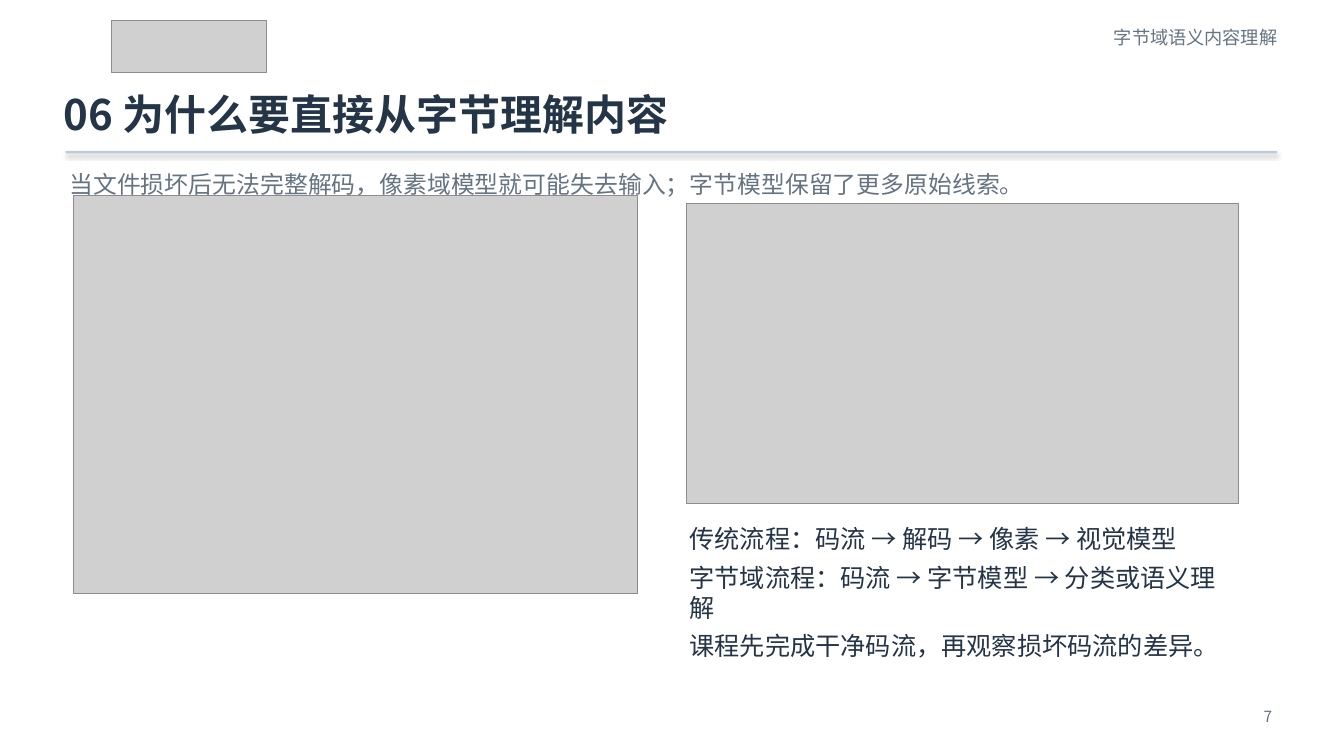
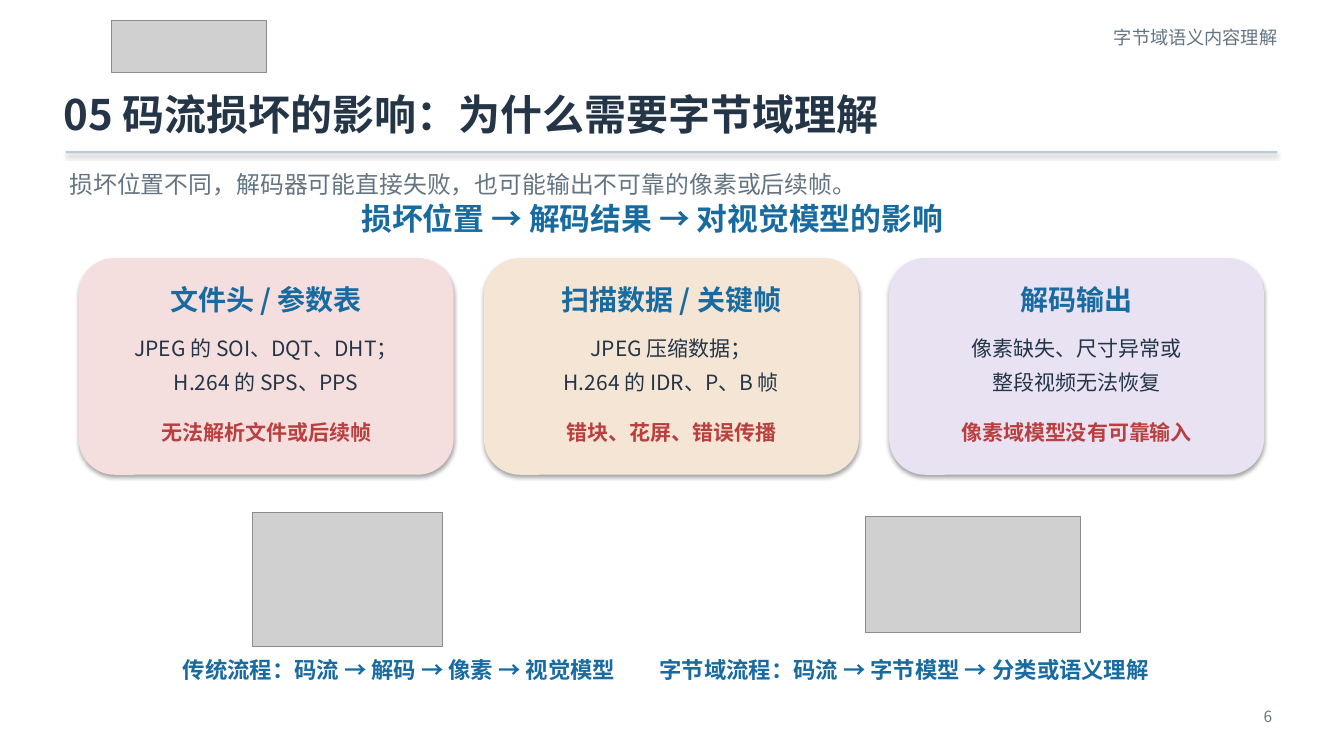
Before and after one commit to Franklin-L/byteformer-mnist-course, a slide deck: slide 6 of docs/ByteFormer_MNIST_零基础实验课.pptx (slide 7 before the commit). Drawn at 1344x756 pixels with LibreOffice and Linux fonts; fonts in the diff are those of the drawing; grey boxes stand for pictures. Boxes give left, top, right and bottom in pixels: in the first picture for what was removed or moved away, otherwise in the second. Text is boxed around its words. In the diff, an @@ line names an element or a change of style, - is before the commit and + after.

```diff
--- a/docs/ByteFormer_MNIST_零基础实验课.pptx
+++ b/docs/ByteFormer_MNIST_零基础实验课.pptx
@@ text at box(63, 94, 879, 134): text changed @@
-06 为什么要直接从字节理解内容
+05 码流损坏的影响：为什么需要字节域理解
@@ text at box(69, 173, 856, 195): text changed @@
-当文件损坏后无法完整解码，像素域模型就可能失去输入；字节模型保留了更多原始线索。
+损坏位置不同，解码器可能直接失败，也可能输出不可靠的像素或后续帧。
@@ text added at box(361, 203, 943, 233), 22 pt, text #176BA0, bold @@
+损坏位置 → 解码结果 → 对视觉模型的影响
@@ rounded rectangle added at box(79, 258, 454, 475), fill #F5DEDE @@
@@ rounded rectangle added at box(484, 258, 859, 475), fill #F4E5D5 @@
@@ rounded rectangle added at box(889, 258, 1264, 475), fill #E8E2F3 @@
@@ text added at box(170, 286, 362, 313), 20 pt, text #176BA0, bold @@
+文件头 / 参数表
@@ text added at box(561, 286, 781, 313), 20 pt, text #176BA0, bold @@
+扫描数据 / 关键帧
@@ text added at box(1020, 286, 1132, 313), 20 pt, text #176BA0, bold @@
+解码输出
@@ text added at box(134, 338, 398, 392), 15 pt, text #243547 @@
+JPEG 的 SOI、DQT、DHT；
+H.264 的 SPS、PPS
@@ text added at box(564, 338, 779, 392), 15 pt, text #243547 @@
+JPEG 压缩数据；
+H.264 的 IDR、P、B 帧
@@ text added at box(972, 338, 1182, 392), 15 pt, text #243547 @@
+像素缺失、尺寸异常或
+整段视频无法恢复
@@ text added at box(161, 422, 371, 442), 15 pt, text #BA3F3F, bold @@
+无法解析文件或后续帧
@@ text added at box(566, 422, 776, 442), 15 pt, text #BA3F3F, bold @@
+错块、花屏、错误传播
@@ text added at box(961, 422, 1192, 442), 15 pt, text #BA3F3F, bold @@
+像素域模型没有可靠输入
@@ picture: place and size @@
-picture at box(74, 196, 637, 594)
+picture at box(252, 512, 442, 646)
@@ picture: place and size @@
-picture at box(687, 204, 1239, 504)
+picture at box(865, 516, 1080, 633)
@@ text at box(183, 659, 1148, 680): text changed; size 18 to 16 pt; text colour #243547 to #176BA0; bold on @@
-传统流程：码流 → 解码 → 像素 → 视觉模型
-字节域流程：码流 → 字节模型 → 分类或语义理解
-课程先完成干净码流，再观察损坏码流的差异。
+传统流程：码流 → 解码 → 像素 → 视觉模型 字节域流程：码流 → 字节模型 → 分类或语义理解
@@ text at box(1264, 710, 1273, 722): text changed @@
-7
+6
```
Also in this commit, not shown: 1 other slide changed, 2 other files.
